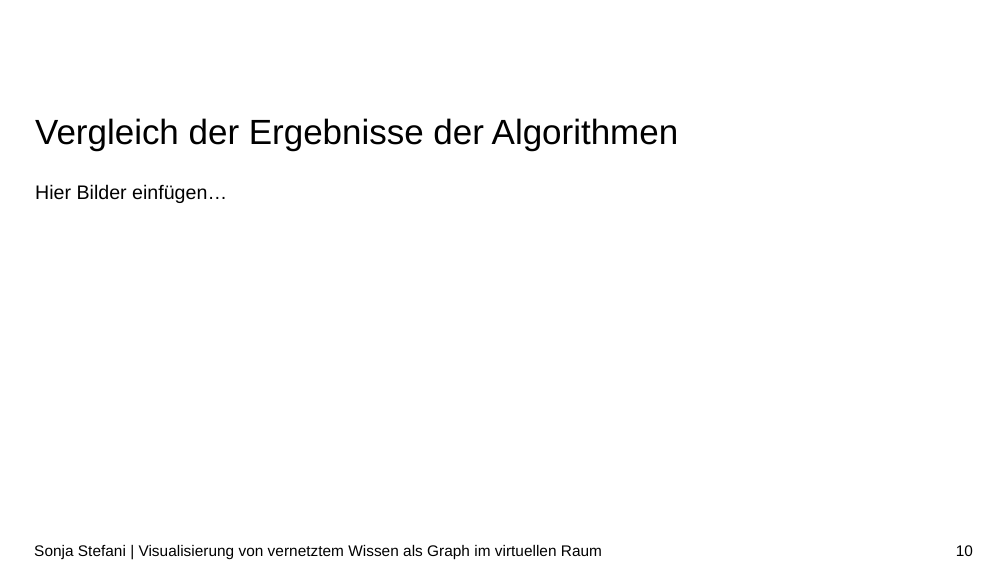
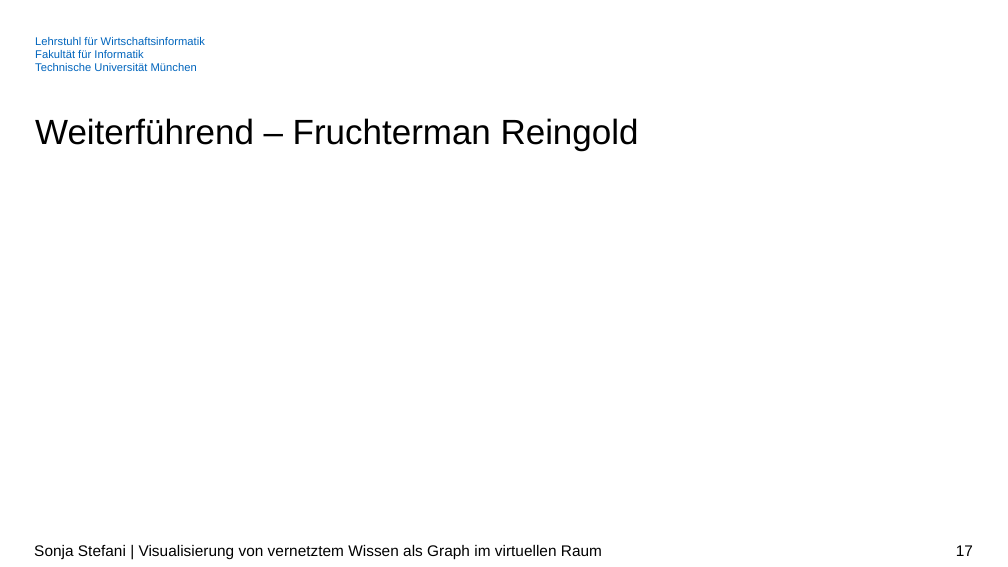
Before and after one commit to SonjaSt/knowledge-visualization-vr, a slide deck: slide 17 of Dokumente/Zwischenpraesentation_BA.pptx (slide 10 before the commit). Drawn at 1008x567 pixels with LibreOffice and Linux fonts; fonts in the diff are those of the drawing; grey boxes stand for pictures; background and template pictures are left out. Boxes give left, top, right and bottom in pixels: in the first picture for what was removed or moved away, otherwise in the second. Text is boxed around its words. In the diff, an @@ line names an element or a change of style, - is before the commit and + after.

```diff
--- a/Dokumente/Zwischenpraesentation_BA.pptx
+++ b/Dokumente/Zwischenpraesentation_BA.pptx
@@ text added at box(35, 37, 205, 71), 8 pt, text #0065BD @@
+Lehrstuhl für Wirtschaftsinformatik
+Fakultät für Informatik
+Technische Universität München
@@ title at box(35, 118, 639, 151): text changed @@
-Vergleich der Ergebnisse der Algorithmen
+Weiterführend – Fruchterman Reingold
@@ text removed at box(35, 184, 227, 203) @@
-Hier Bilder einfügen…
@@ page number at box(956, 545, 973, 556): text changed @@
-10
+17
```
Also in this commit, not shown: 10 other slides changed, 8 slides added, 30 other files.
